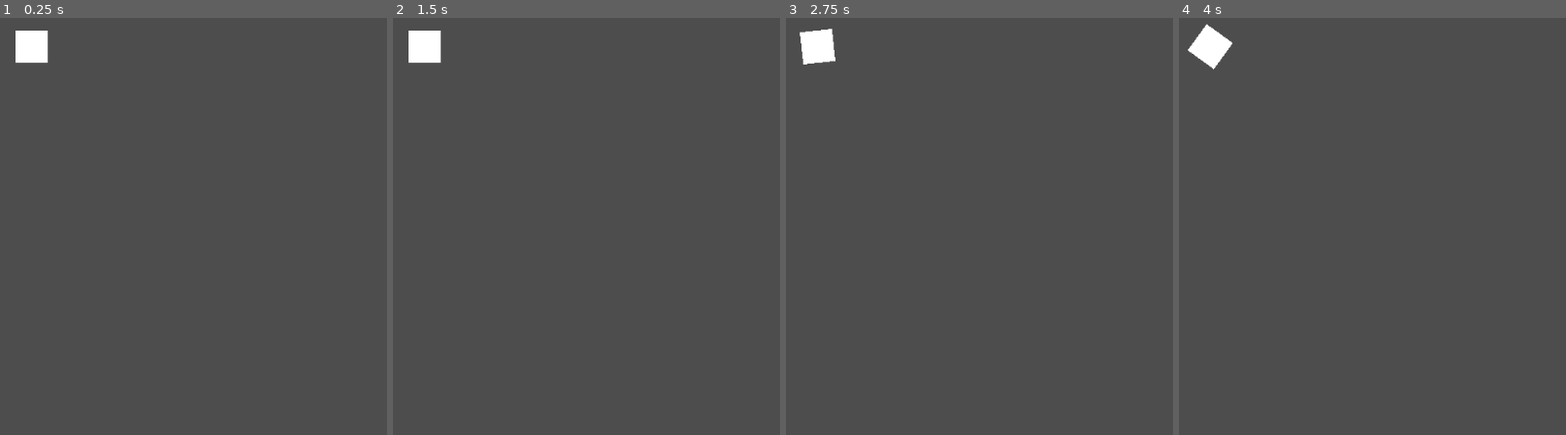
Above: before the commit, frames 1-4 (left to right).
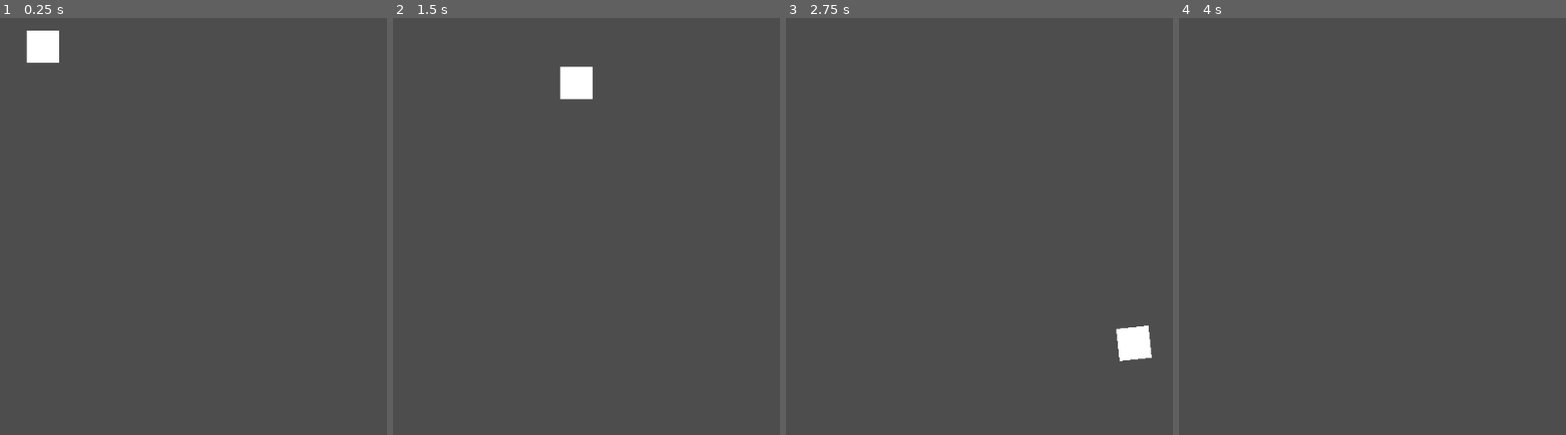
Above: after the commit, the same moments.

Repository: MEH4231/Car-Engine-Godot
Game: Godot game, scene res://Scene2.tscn
Two runs of this game, one before a commit and one after it. Both use one fixed random seed, a clock stepped at 60 frames per second and the inputs below. This scene is started directly instead of the project's main scene.
Inputs:
- Up to frame 1 (0.25 s): no input
- Up to frame 2 (1.5 s): hold Right (Right) 0.53-1.28 s; tap Tab (EngineToggle) at 0.6, 1.35 s; hold Ctrl (Brake) from 1.28 s (still down)
- Up to frame 3 (2.75 s): release Ctrl (Brake) at 2.03 s; hold Right (Right) from 2.03 s (still down); tap Tab (EngineToggle) at 2.1 s
- Up to frame 4 (4 s): release Right (Right) at 2.78 s; hold Shift (Accelerate) 2.78-3.53 s; tap Tab (EngineToggle) at 2.85, 3.6 s; tap Enter at 3.5 s; hold Left (Left) from 3.53 s (still down)

The runs differ from the first frame. In frame 1, 0.5% of the frame differs, in the area x 4-16%, y 3-11%; in frame 2, 1.3%, in the area x 4-52%, y 3-20%; in frame 3, 1.3%; in frame 4, 0.7%.

Commit message:
Trying to stop sideways motion

Diff:
--- a/Scene2.gd
+++ b/Scene2.gd
@@ -19,10 +19,10 @@
 	MaxSpeed = CarEngine.Torque / CarEngine.get("GearMult" + str(CarEngine.Gear))
 
 	if Speed.x < MaxSpeed / CarEngine.get("GearMult" + str(CarEngine.Gear)):
-		Acceleration = (CarEngine.Torque * CarEngine.get("GearMult" + str(CarEngine.Gear))) * delta
+		Acceleration = (CarEngine.Torque * CarEngine.get("GearMult" + str(CarEngine.Gear)))# * delta
 	else:
 		pass
-		#$Car.velocity -= -$Car.transform.x / Resistance
+	$Car.velocity -= -$Car.transform.x * Resistance# * delta# / Resistance
 	Resistance = Speed.x / 50
 	Speed = ($Car.position - LastPos) / delta
 	LastPos = $Car.position
